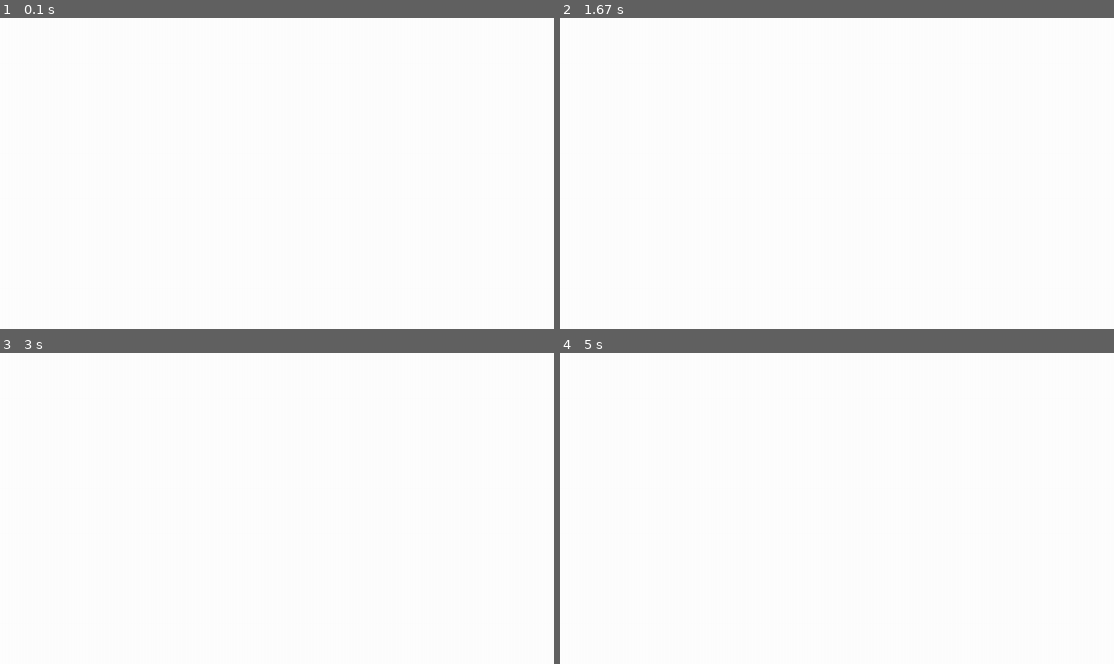
Above: before the commit, frames 1-4 (two rows, left to right).
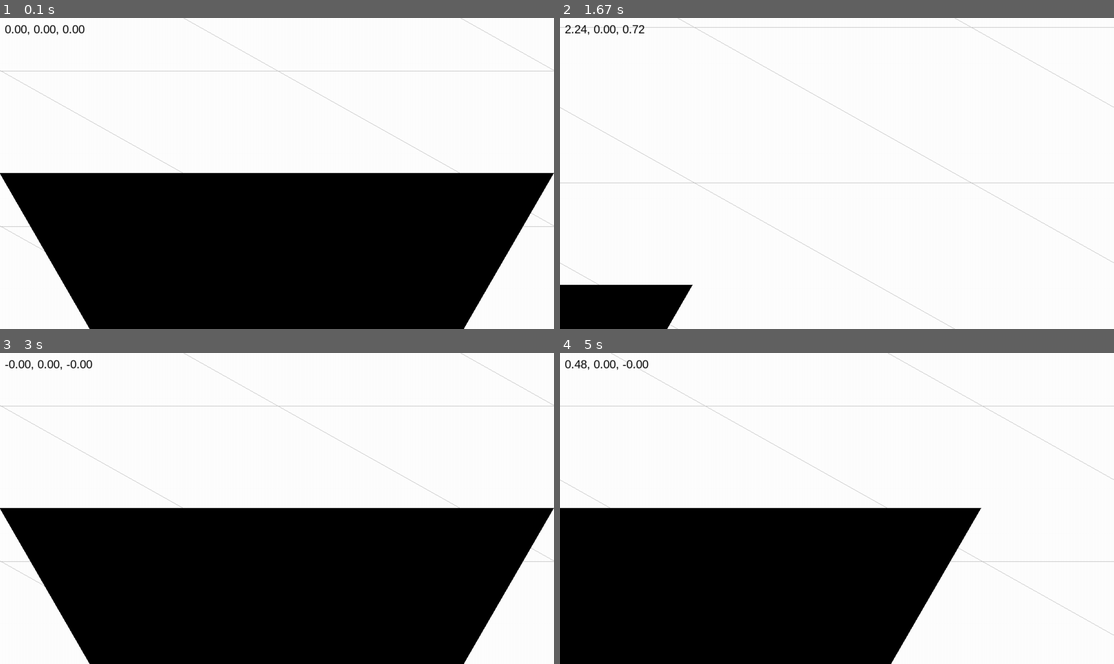
Above: after the commit, the same moments.

Repository: MaxMight01/3D_Pygame_Engine
Game: pygame game, started from src/main.py
Two runs of this game, one before a commit and one after it. Both use one fixed random seed, a clock stepped at 60 frames per second and the inputs below.
Inputs:
- Up to frame 1 (0.1 s): no input
- Up to frame 2 (1.67 s): hold D 0.33-0.8 s; hold W 0.83-1.13 s; hold D 1.17-1.63 s
- Up to frame 3 (3 s): hold A 1.67-2.2 s; hold S 2.23-2.53 s; hold A 2.57-2.97 s
- Up to frame 4 (5 s): hold W 3-3.37 s; hold D 3.4-4.03 s; hold S 4.07-4.43 s; hold A 4.47-4.93 s; hold D from 4.97 s (still down)

The runs differ from the first frame. In frame 1, 43% of the frame differs, in the area x 0-100%, y 0-100%; in frame 2, 4.0%; in frame 3, 43%; in frame 4, 35%.

Commit message:
Added gird and triangle for test (bigupdate).

Diff:
--- a/assets/data/parameters.json
+++ b/assets/data/parameters.json
@@ -3,5 +3,5 @@
     "fps":60,
     "colors":{"background":"white"},
     "caption":"3D Pygame Engine Test",
-    "step":0.6
+    "step":0.04
 }
--- a/src/game.py
+++ b/src/game.py
@@ -24,10 +24,10 @@
     #Enter pygame.key.get_pressed() here. Goes outside the `event in pygame.event.get()`.
     def movement(self, keys, step):
         keys_pressed = keys[pygame.K_w] + keys[pygame.K_a] + keys[pygame.K_s] + keys[pygame.K_d]
-        W = keys[pygame.K_w]*np.array([[0],[0],[-step]])
-        A = keys[pygame.K_a]*np.array([[-step],[0],[0]])
-        S = keys[pygame.K_s]*np.array([[0],[0],[step]])
-        D = keys[pygame.K_d]*np.array([[step],[0],[0]])
+        W = keys[pygame.K_w] * self.camera.w_unit * step
+        A = keys[pygame.K_a] * self.camera.u_unit * -step
+        S = keys[pygame.K_s] * self.camera.w_unit * -step
+        D = keys[pygame.K_d] * self.camera.u_unit * step
 
         if keys_pressed == 1 or keys_pressed == 3:
             self.camera.update_position_movement(W+A+S+D)
--- a/src/main.py
+++ b/src/main.py
@@ -4,6 +4,8 @@
 import utils
 import numpy as np
 import game
+from world import World
+from objects import basic
 
 pygame.init()
 
@@ -29,12 +31,27 @@
 fps = params["fps"]
 timer = pygame.time.Clock()
 
-#Intialise game.
+#Initialise game.
 game_step = params["step"]
 game_movement = game.Movement()
 game_movement.int_camera()
-game_movement.int_view_volume(-1, 1, ratio_h/ratio_w, -ratio_h/ratio_w, 1, 100)
+game_movement.int_view_volume(-1, 1, ratio_h/ratio_w, -ratio_h/ratio_w, 1, 100000)
 game_movement.set_screen_res(screen_width, screen_height)
+
+#Font.
+font = pygame.font.SysFont("Arial",24)
+
+#Initialise world.
+world = World(game_movement.camera, game_movement.view_volume)
+
+#Generate grid.
+world.generate_grid(step=1)
+
+#One triangle to world.
+triangle = basic.Triangle(vertex1=[-1, 0, -1], vertex2=[1, 0, -1], vertex3=[0, 1.732, -1])
+world.add_object(triangle)
+triangle = basic.Triangle(vertex1=[-1, 0, 1], vertex2=[1, 0, 1], vertex3=[0, 1.732, 1])
+world.add_object(triangle)
 
 running = True
 while running:
@@ -42,6 +59,14 @@
     screen.fill(c_BACKGROUND)
 
     game_movement.movement(pygame.key.get_pressed(), game_step)
+    world.update(timer.get_time() / 1000.0) #delta_time in seconds
+    world.render(screen)
+    world.update_camera(game_movement.camera, game_movement.view_volume)
+
+    camera_position = game_movement.camera.origin
+    camera_position_text = f"{camera_position[0][0]:.2f}, {camera_position[1][0]:.2f}, {camera_position[2][0]:.2f}"
+    text_surface = font.render(camera_position_text, True, 'black')
+    screen.blit(text_surface, (10, 10))
 
     for event in pygame.event.get():
         if event.type == pygame.QUIT:
--- a/src/objects/basic.py
+++ b/src/objects/basic.py
@@ -2,31 +2,26 @@
 import numpy as np
 
 class Triangle:
-    def __init__(self, A = np.array([[0],[0],[0]]), B = np.array([[0],[0],[0]]), C = np.array([[0],[0],[0]])):
-        self.A = A.astype('float64')
-        self.B = B.astype('float64')
-        self.C = C.astype('float64')
+    def __init__(self, vertex1, vertex2, vertex3):
+        self.vertices = [vertex1, vertex2, vertex3]
+        self.vertices = [np.array([v]).reshape(-1,1) for v in self.vertices]
 
-    def set(self, A = None, B = None, C = None):
-        if A is not None:
-            self.A = A.astype('float64')
-        if B is not None:
-            self.B = B.astype('float64')
-        if C is not None:
-            self.C = C.astype('float64')
+    def render(self, screen, camera, view_volume):
+        processed_vertices = [view_volume.process_point(v) for v in self.vertices]
+        pygame.draw.polygon(screen, 'black', [(p[0][0],p[1][0]) for p in processed_vertices])
 
-    def perspective(self, pers_A = None, pers_B = None, pers_C = None): #Process points and dump here.
-        if pers_A is not None:
-            self.pers_A = pers_A.astype('float64')
-        if pers_B is not None:
-            self.pers_B = pers_B.astype('float64')
-        if pers_C is not None:
-            self.pers_C = pers_C.astype('float64')
+    def update(self, delta_time):
+        pass
 
-    def color(self, color = 'black'):
-        self.color = color
+class GridLine:
+    def __init__(self, start, end):
+        self.start = np.array(start).reshape(-1,1)
+        self.end = np.array(end).reshape(-1,1)
 
-    def render(self, screen):
-        pygame.draw.polygon(screen, self.color, [(pers_A[0][0], pers_A[1][0]),
-                                                 (pers_B[0][0], pers_B[1][0]),
-                                                 (pers_C[0][0], pers_C[1][0])])
+    def render(self, screen, camera, view_volume):
+        processed_start = view_volume.process_point(self.start)
+        processed_end = view_volume.process_point(self.end)
+        pygame.draw.line(screen, 'gray', (processed_start[0][0], processed_start[1][0]), (processed_end[0][0], processed_end[1][0]), 1)
+
+    def update(self, delta_time):
+        pass
--- /dev/null
+++ b/src/world.py
@@ -0,0 +1,37 @@
+import pygame
+import numpy as np
+from objects import basic
+import game
+
+class World:
+    def __init__(self, camera, view_volume):
+        self.camera = camera
+        self.view_volume = view_volume
+        self.objects = []
+
+    def add_object(self, obj):
+        if isinstance(obj, (basic.Triangle, basic.GridLine)):
+            self.objects.append(obj)
+        else:
+            raise ValueError("Only valid objects can be added into the world.")
+
+    def remove_object(self, obj):
+        if obj in self.objects:
+            self.objects.remove(obj)
+
+    def update_camera(self, camera, view_volume):
+        self.camera = camera
+        self.view_volume = view_volume
+
+    def update(self, delta_time):
+        for obj in self.objects:
+            obj.update(delta_time)
+
+    def render(self, screen):
+        for obj in self.objects:
+            obj.render(screen, self.camera, self.view_volume)
+
+    def generate_grid(self, step=1, range_min=-10, range_max=10):
+        for x in np.arange(range_min, range_max, step):
+            self.add_object(basic.GridLine([x, 3, range_min], [x, 3, range_max]))
+            self.add_object(basic.GridLine([range_min, 3, x], [range_max, 3, x]))
--- a/src/world/world.py
+++ /dev/null
@@ -1,28 +0,0 @@
-import pygame
-import numpy as np
-from ..objects import basic
-from .. import game
-
-class World():
-    def __init__(self):
-        self.empty = None
-        self.object_list = None
-
-    def update_game_movement(self, game_movement):
-        self.game_movement = game_movement
-
-    def add_triangle(self):
-        #Triangle 1.
-        triangle = basic.Triangle(np.array([[-10],[0],[-20]]),
-                                  np.array([[10],[0],[-20]]),
-                                  np.array([[0],[17.32],[-20]]))
-        triangle.color('black')
-        pers_A = self.game_movement.view_volume.process_point(triangle.A)
-        pers_B = self.game_movement.view_volume.process_point(triangle.B)
-        pers_C = self.game_movement.view_volume.process_point(triangle.C)
-        triangle.perspective(pers_A, pers_B, pers_C)
-        self.object_list.append(triangle)
-
-    def render(self, screen):
-        for world_object in self.object_list:
-            pass
